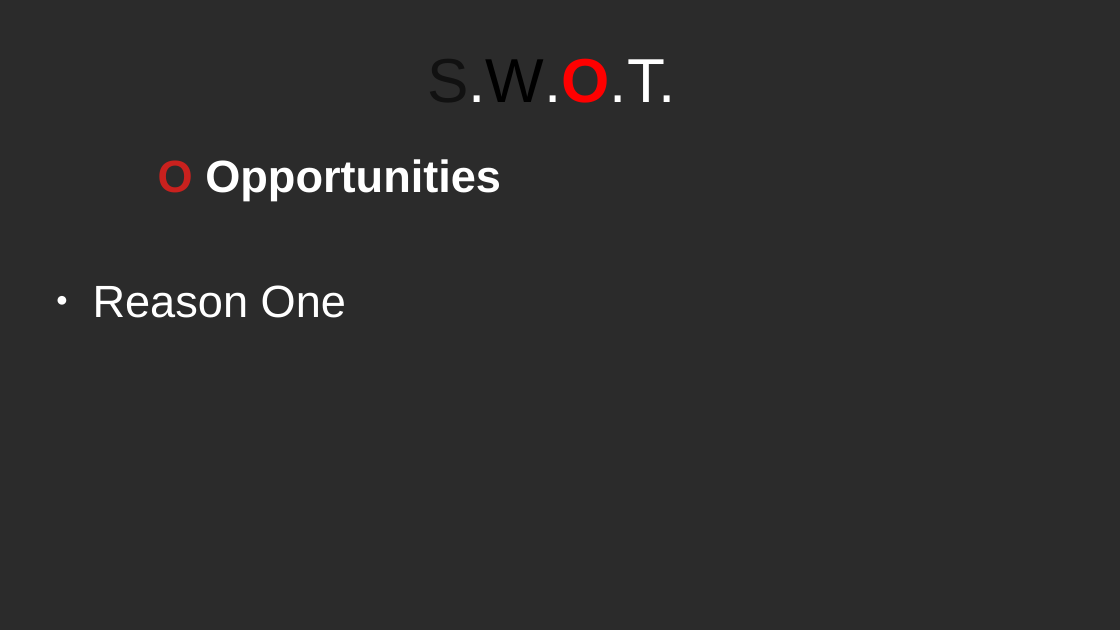
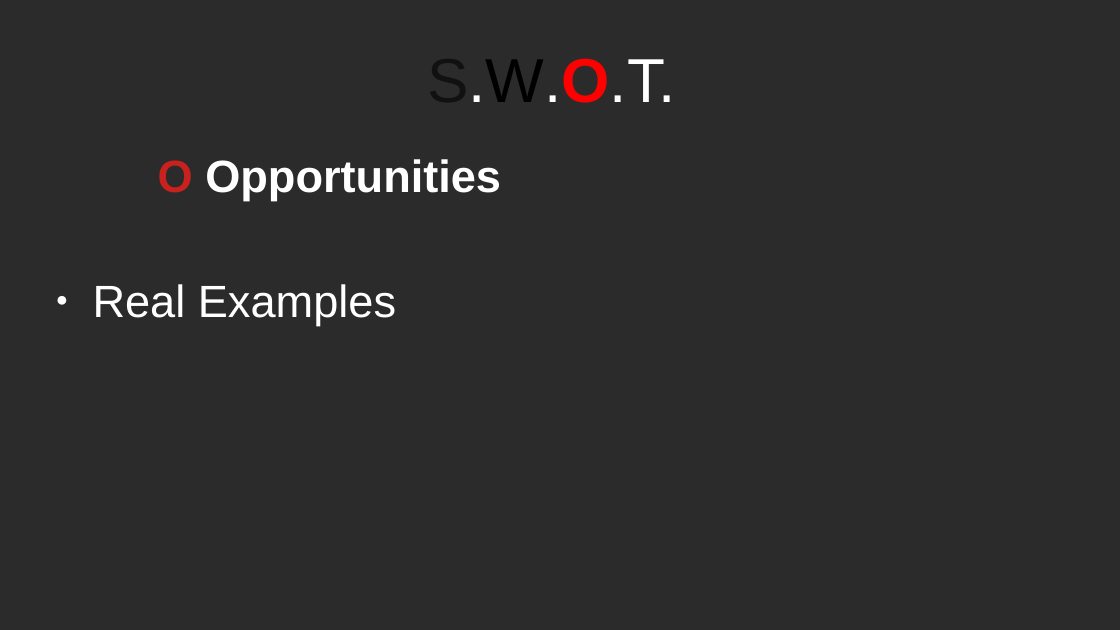
Before and after one commit to RayAndrade/JavaScriptStudy, a slide deck: slide 11 of Creational/Factory/swot.odp. Drawn at 1120x630 pixels with LibreOffice and Linux fonts; fonts in the diff are those of the drawing; background and template pictures are left out; a plain dark background stands for a picture behind light text. Boxes give left, top, right and bottom in pixels: in the first picture for what was removed or moved away, otherwise in the second. Text is boxed around its words. In the diff, an @@ line names an element or a change of style, - is before the commit and + after.

```diff
--- a/Creational/Factory/swot.odp
+++ b/Creational/Factory/swot.odp
@@ subtitle at [93,284,396,326]: text changed @@
-● Reason One
+● Real Examples
```
Also in this commit, not shown: 12 other slides changed, 48 other files.
